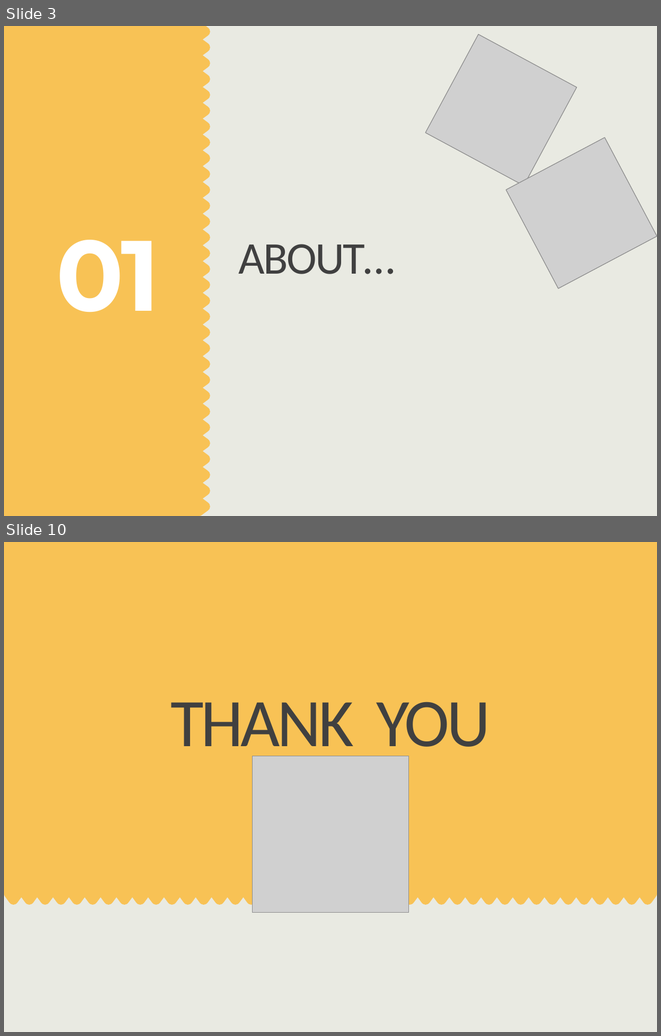
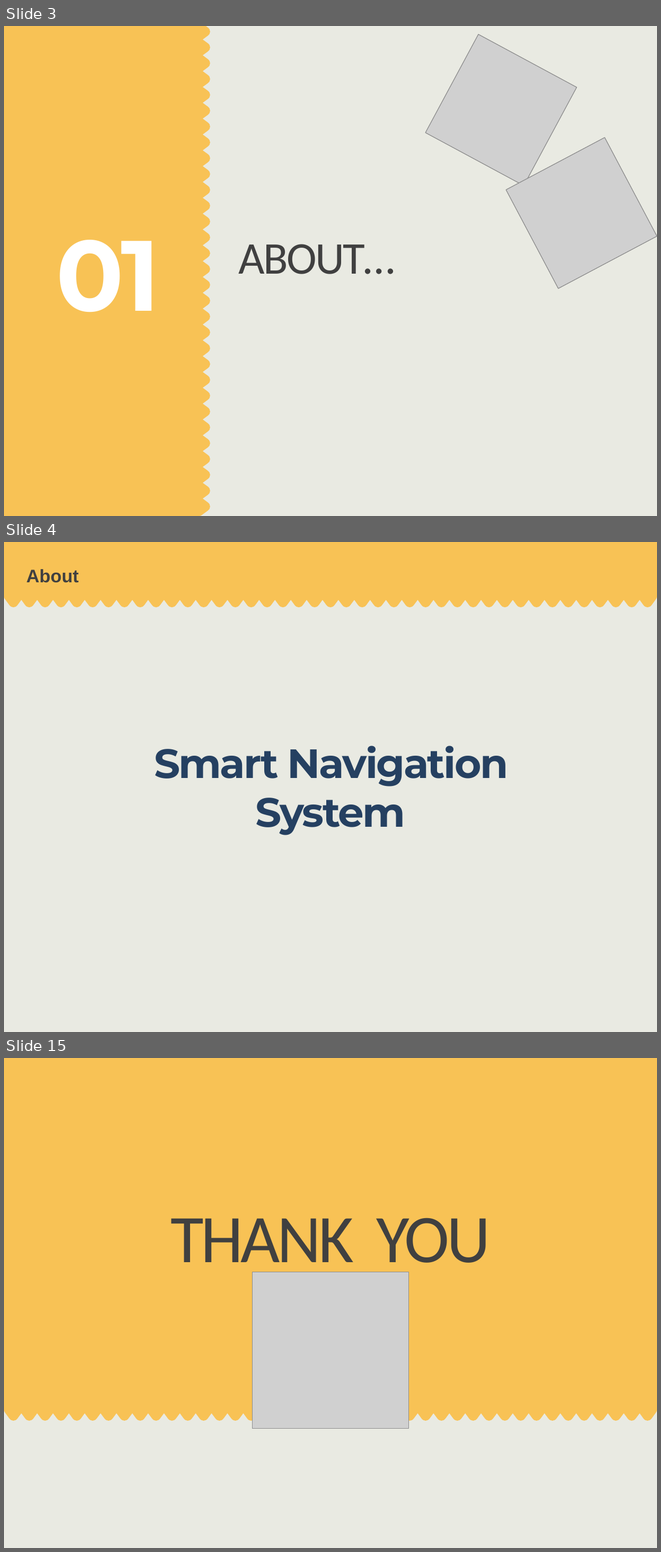
Before and after one commit to ilovethisid/Data-Structure-Design, a slide deck: week1.pptx. Shown one above the other, each under a label of ours: slides 3 and 10 before the commit, slides 3, 4 and 15 after it; the slides between them are not shown. The pictures are 661x1036 and 661x1552 pixels, drawn with LibreOffice and Linux fonts; fonts in the diff are those of the drawing; grey boxes stand for pictures. Boxes give left, top, right and bottom in pixels: in the first picture for what was removed or moved away, otherwise in the second. Text is boxed around its words. In the diff, an @@ line names an element or a change of style, - is before the commit and + after.

```diff
--- a/week1.pptx
+++ b/week1.pptx
@@ slide 4 added at box(4, 542, 657, 1032), background #E9EAE2 @@
@@ freeform shape added at box(4, 542, 657, 607), fill #F8C255 @@
@@ title added at box(26, 569, 79, 583), 20 pt, text #404040, bold @@
+About
@@ text added at box(154, 746, 509, 835), 45 pt, text #254061, bold @@
+Smart Navigation System
@@ what was slide 10 is now slide 15 @@
```
Also in this commit, not shown: 4 slides changed, 7 other slides added, 3 slides removed.
